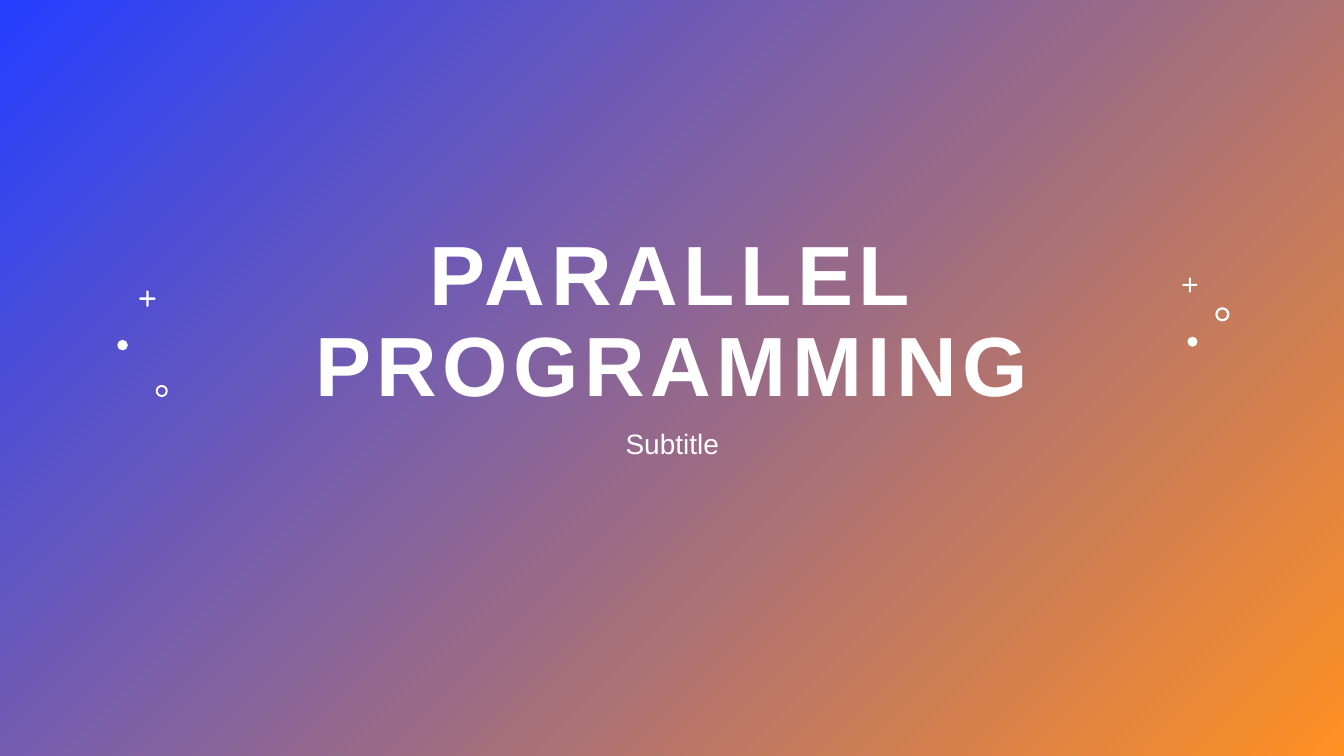
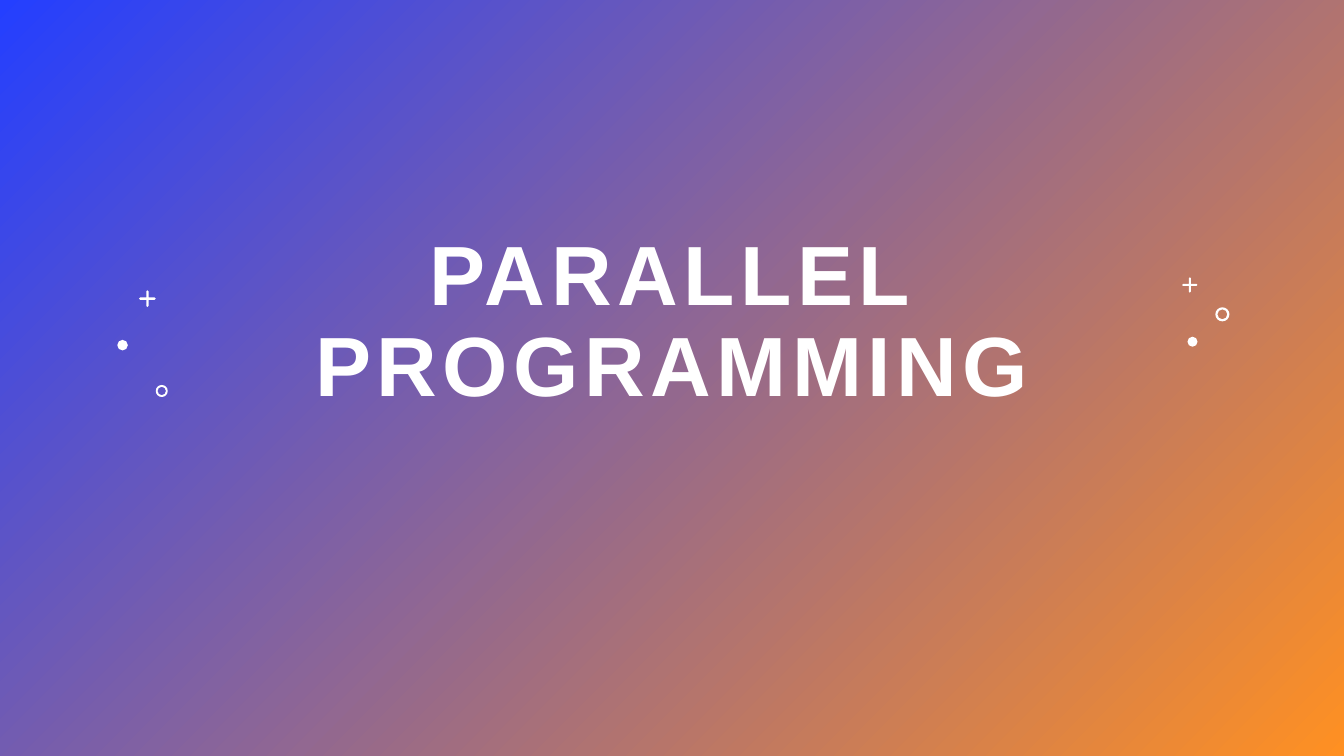
Before and after one commit to Bass4Nation/P-D-Prog-assignment, a slide deck: slide 7 of Project-6-Presentation.pptx. Drawn at 1344x756 pixels with LibreOffice and Linux fonts; fonts in the diff are those of the drawing. Boxes give left, top, right and bottom in pixels: in the first picture for what was removed or moved away, otherwise in the second. Text is boxed around its words. In the diff, an @@ line names an element or a change of style, - is before the commit and + after.

```diff
--- a/Project-6-Presentation.pptx
+++ b/Project-6-Presentation.pptx
@@ subtitle removed at (626,433,719,454) @@
-Subtitle
```
Also in this commit, not shown: 3 other slides changed, 7 slides added, 5 slides removed.
